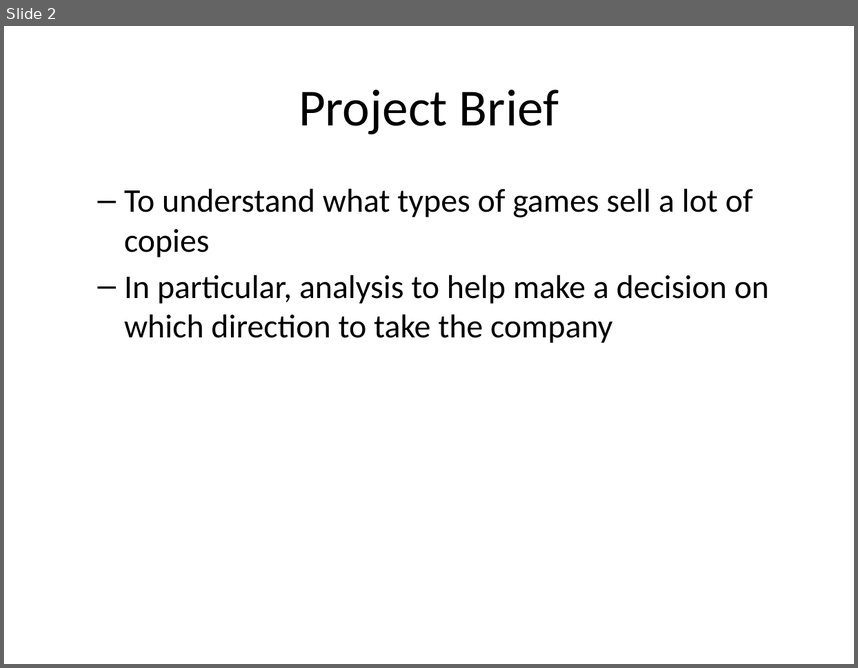
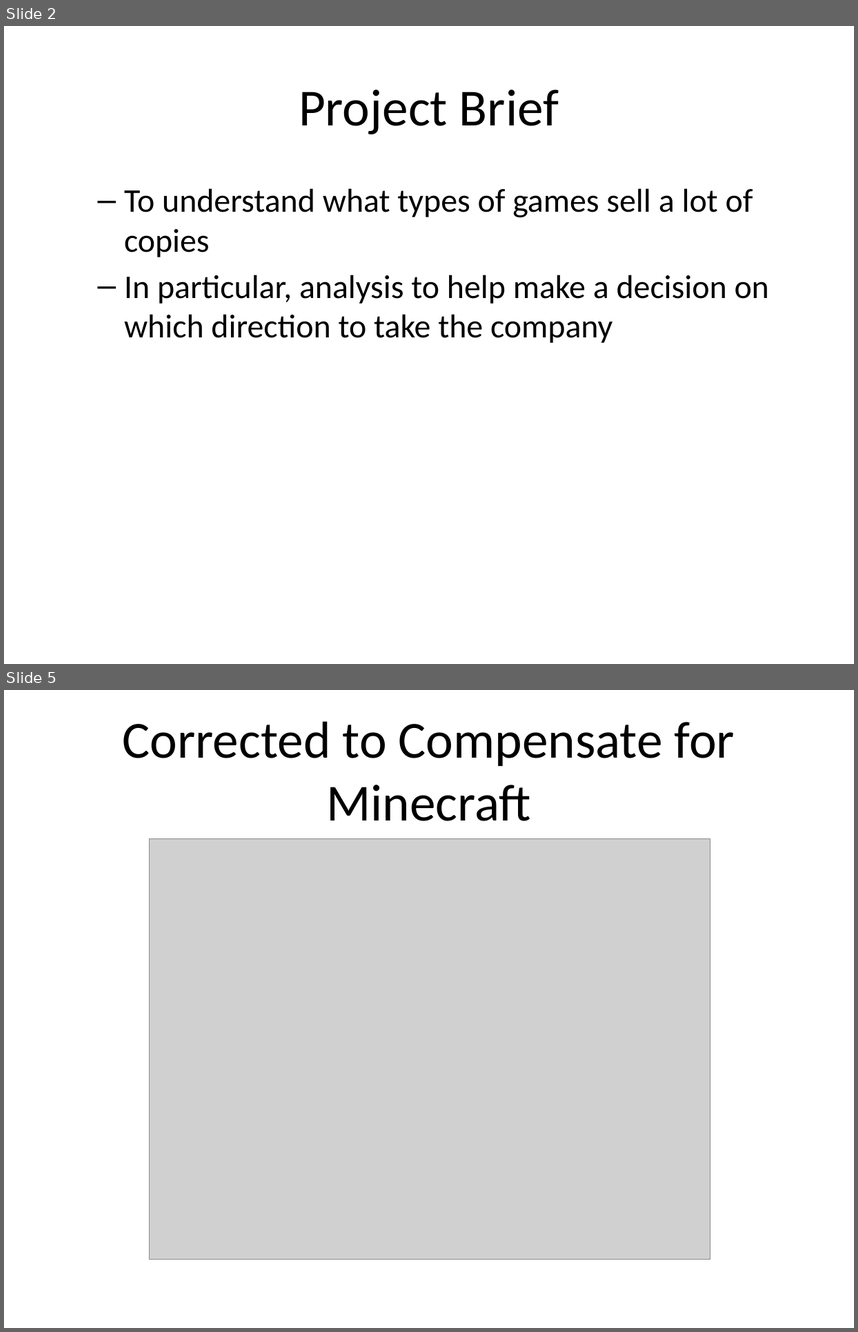
Before and after one commit to DhileasHeywood/video_games_project, a slide deck: documentation/video_games_presentation.pptx. Shown one above the other, each under a label of ours: slide 2 before the commit, slides 2 and 5 after it; the slides between them are not shown. The pictures are 858x668 and 858x1332 pixels, drawn with LibreOffice and Linux fonts; fonts in the diff are those of the drawing; grey boxes stand for pictures. Boxes give left, top, right and bottom in pixels: in the first picture for what was removed or moved away, otherwise in the second. Text is boxed around its words. In the diff, an @@ line names an element or a change of style, - is before the commit and + after.

```diff
--- a/documentation/video_games_presentation.pptx
+++ b/documentation/video_games_presentation.pptx
@@ slide 5 added at [4,690,854,1328], background #FFFFFF @@
@@ title added at [123,721,735,821], 44 pt, text #000000 @@
+Corrected to Compensate for Minecraft
@@ picture added at [150,839,711,1259] @@
```
Also in this commit, not shown: 1 slide changed, 7 other slides added, 1 slide removed, 7 other files.
